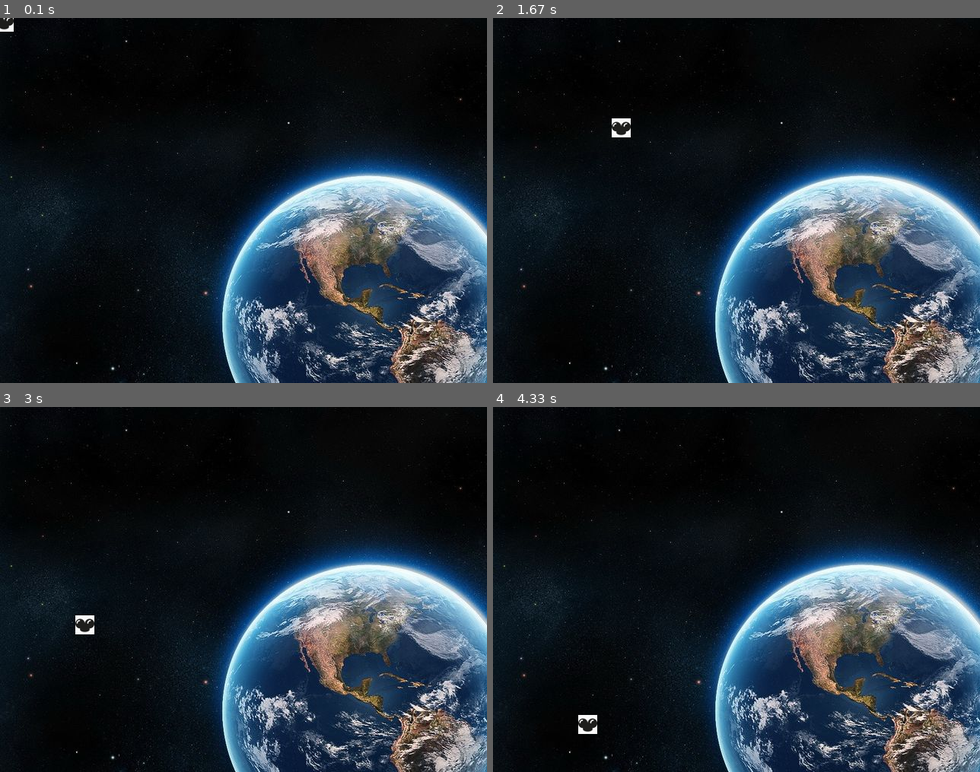
Above: before the commit, frames 1-4 (two rows, left to right).
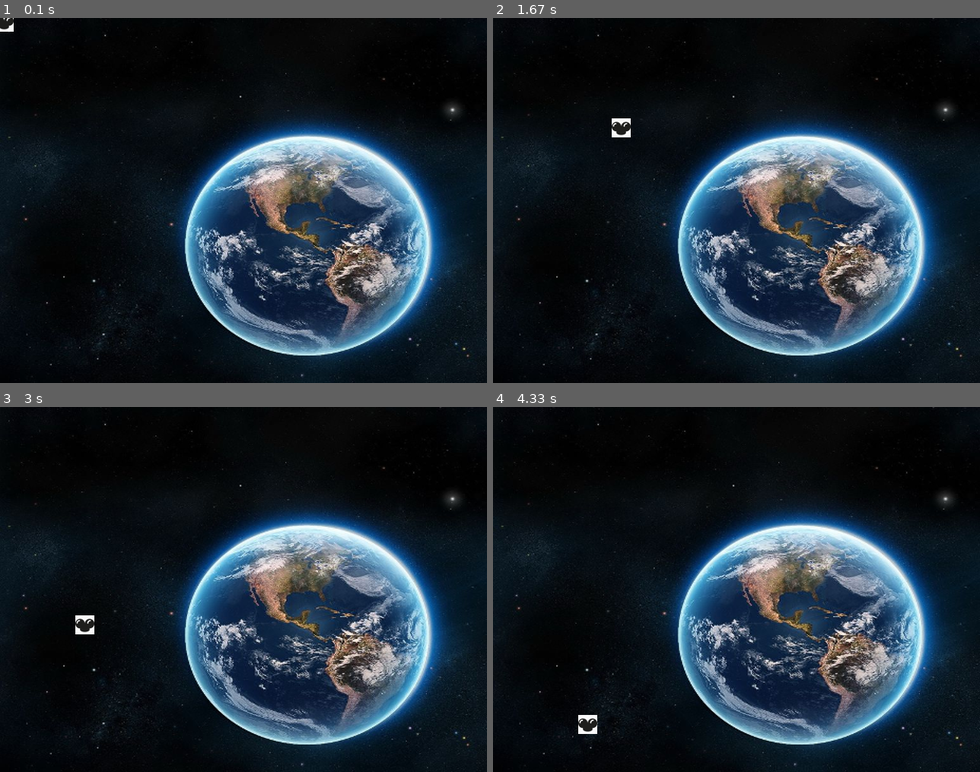
Above: after the commit, the same moments.

Repository: newaowen/pygame-learn
Game: pygame game, started from helloworld.py
Two runs of this game, one before a commit and one after it. Both use one fixed random seed, a clock stepped at 60 frames per second and the inputs below.
Inputs (mouse positions are in pixels of both pictures, inside the frame that each line leads up to):
- Up to frame 1 (0.1 s): no input
- Up to frame 2 (1.67 s): click (736, 200) at 0.38 s; click (785, 280) at 0.72 s; click (916, 328) at 1.05 s; click (619, 127) at 1.38 s
- Up to frame 3 (3 s): click (243, 633) at 1.72 s; click (175, 512) at 2.05 s; click (413, 684) at 2.38 s; click (87, 626) at 2.72 s
- Up to frame 4 (4.33 s): click (595, 520) at 3.05 s; click (619, 655) at 3.38 s; click (911, 673) at 3.72 s; click (590, 724) at 4.05 s

The runs differ from the first frame. In frame 1, 37% of the frame differs, in the area x 0-100%, y 0-100%; in frame 2, 37%; in frame 3, 37%; in frame 4, 37%.

Commit message:
add case

Diff:
--- /dev/null
+++ b/color.py
@@ -0,0 +1,36 @@
+#!/usr/bin/env python
+# -*- coding: UTF-8 -*-
+
+__author__ = 'zhanqu'
+
+def scale_color(color, scale):
+    reg, green, blue = color
+    red = int(red*scale)
+    green = int(green*scale)
+    blue = int(blue*scale)
+    return red,green, blue
+
+#颜色范围限制
+def saturate_color(color):
+    r, g, b = color
+    r = min(r, 255)
+    g = min(g, 255)
+    b = min(b, 255)
+    return r, g, b
+
+#颜色插值
+def blend_color(color1, color2, factor):
+    r1, g1, b1 = color1
+    r2, g2, b2 = color2
+
+    if r2 < r1:
+        r1, r2 = r2, r1
+    if g2 < g1:
+        g1, g2 = g2, g1
+    if b2 < b1:
+        b1, b2 = b2, b1
+
+    r =  r1 + (r2 - r1) * factor
+    g = g1 + (g2 - g1) * factor
+    b = b1 + (b2 - b1) * factor
+    return int(r), int(g), int(b)
--- /dev/null
+++ b/fps_compare.py
@@ -0,0 +1,54 @@
+#!/usr/bin/env python
+# -*- coding: UTF-8 -*-
+#fps比较demo
+
+import pygame
+from pygame.locals import *
+from sys import exit
+
+background_image_filename = 'res/background.png'
+mouse_image_filename = 'res/mouse.png'
+
+pygame.init()
+
+screen = pygame.display.set_mode((800, 600), 0, 32)
+pygame.display.set_caption("fps比较")
+
+background = pygame.image.load(background_image_filename).convert()
+sprite = pygame.image.load('res/kakaxi.png').convert_alpha()
+
+clock = pygame.time.Clock()
+x1 = 0
+x2 = 0
+speed = 200
+frame_no = 0
+time_passed_sec = 0
+factor = 4
+while True:
+    for event in pygame.event.get():
+        if event.type == QUIT:
+            exit()
+
+    distance = speed * time_passed_sec
+
+    x1 += distance
+
+
+    if (frame_no % factor) == 0:
+        distance = time_passed_sec * speed
+        x2 += distance * factor
+
+    if x1 > 800 :
+        x1 -= 800
+    if x2 > 800:
+        x2 -= 800
+
+    screen.blit(background, (0,0))
+    screen.blit(sprite, (x1, 50))
+    screen.blit(sprite, (x2, 250))
+
+    frame_no += 1
+    pygame.display.update()
+
+    time_passed = clock.tick(30)
+    time_passed_sec = time_passed / 1000.0
--- a/helloworld.py
+++ b/helloworld.py
@@ -1,5 +1,6 @@
 #!/usr/bin/env python
 # -*- coding: UTF-8 -*-
+#fps比较demo
 
 import pygame
 from pygame.locals import *
@@ -11,10 +12,10 @@
 pygame.init()
 
 screen = pygame.display.set_mode((640, 480), 0, 32)
-pygame.display.set_caption("hello, world!")
+pygame.display.set_caption("hello world")
 
 background = pygame.image.load(background_image_filename).convert()
-mouse_cursor = pygame.image.load(mouse_image_filename).convert_alpha()
+mouse_cursor = pygame.image.load('res/mouse.png').convert_alpha()
 
 while True:
     for event in pygame.event.get():
--- /dev/null
+++ b/move.py
@@ -0,0 +1,50 @@
+#!/usr/bin/env python
+# -*- coding: UTF-8 -*-
+
+import pygame
+from pygame.locals import *
+from sys import exit
+
+pygame.init()
+screen_size = (800, 600)
+screen = pygame.display.set_mode(screen_size, RESIZABLE, 32)
+pygame.display.set_caption("move")
+
+bg_image_filename = 'res/kakaxi.png'
+background = pygame.image.load(bg_image_filename).convert_alpha()
+
+x, y = 0, 0
+move_x, move_y = 0, 0
+
+while True:
+    for event in pygame.event.get():
+        if event.type == QUIT:
+            exit()
+        if event.type == KEYDOWN:
+            print "key down"
+            if event.key == K_LEFT:
+                move_x = -1
+            elif event.key == K_RIGHT:
+                move_x = 1
+            elif event.key == K_UP:
+                move_y = -1
+            elif event.key == K_DOWN:
+                move_y = 1
+        elif event.type == KEYUP:
+            if event.key == K_LEFT:
+                move_x = 0
+            elif event.key == K_RIGHT:
+                move_x = 0
+            elif event.key == K_UP:
+                move_y = 0
+            elif event.key == K_DOWN:
+                move_y = 0
+
+    x += move_x
+    y += move_y
+
+
+    screen.fill((0, 0, 0))
+    screen.blit(background, (x, y))
+
+    pygame.display.update()
--- /dev/null
+++ b/set_pixel.py
@@ -0,0 +1,30 @@
+#!/usr/bin/env python
+# -*- coding: UTF-8 -*-
+
+import pygame
+from pygame.locals import *
+from sys import exit
+from random import randint
+
+pygame.init()
+screen_size = (800, 600)
+screen = pygame.display.set_mode(screen_size, RESIZABLE, 32)
+pygame.display.set_caption("星空")
+
+x, y = 0, 0
+move_x, move_y = 0, 0
+
+while True:
+    for event in pygame.event.get():
+        if event.type == QUIT:
+            exit()
+
+    screen.fill((0, 0, 0))
+
+    num = 800*600/200
+    for _ in xrange(num):
+        rand_color = (randint(0, 255), randint(0,255), randint(0,255))
+        rand_pos = (randint(0,799), randint(0,599))
+        screen.set_at(rand_pos, rand_color)
+
+    pygame.display.update()
Binary file changed: res/background.png
